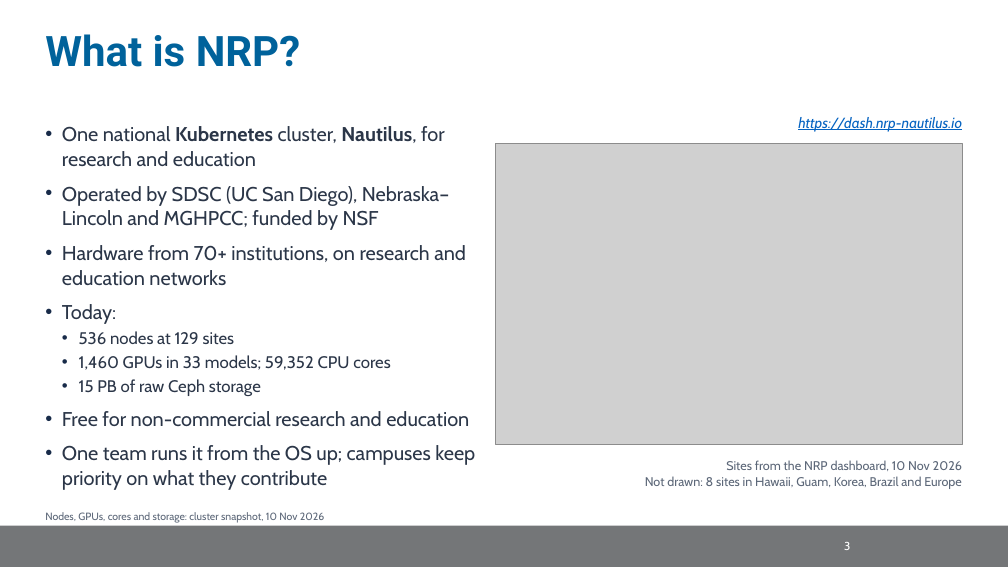
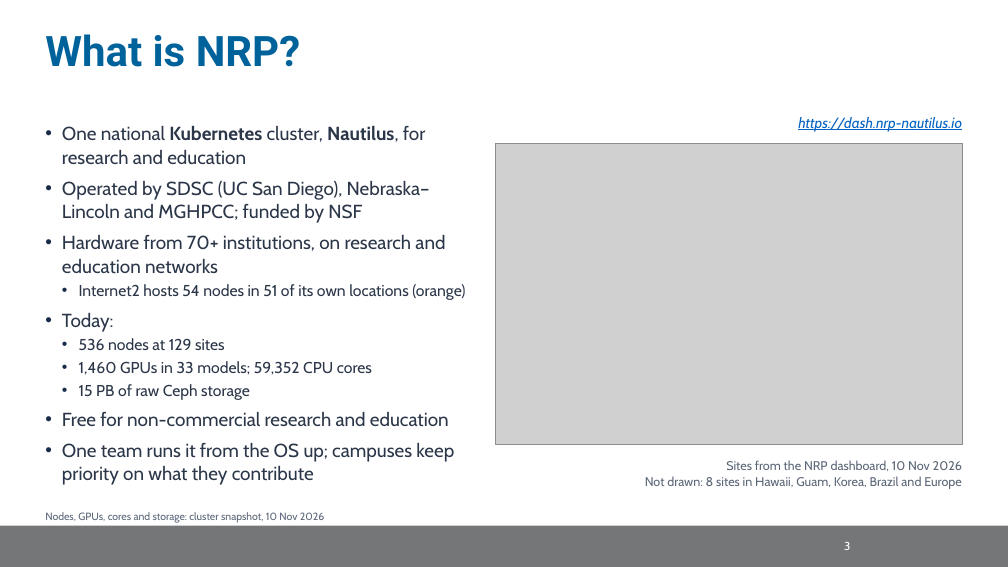
Before and after one commit to nrp-nautilus/nrp-training, a slide deck: slide 6 of trainings/scinet-sc26/slides/scinet-nrp.pptx. Drawn at 1008x567 pixels with LibreOffice and Linux fonts; fonts in the diff are those of the drawing; grey boxes stand for pictures; background and template pictures are left out. Boxes give left, top, right and bottom in pixels: in the first picture for what was removed or moved away, otherwise in the second. Text is boxed around its words. In the diff, an @@ line names an element or a change of style, - is before the commit and + after.

Commit message:
scinet-sc26: slide revisions, an agent in the demo, a presenter reference
- Slides advance by keys only; mouse clicks no longer change slides
- New slides: Containers and Kubernetes, How Services Get Deployed, Fitting
  Big Models on Contributed GPUs, What is a Namespace?, Runner Flavors (backup)
- Getting Traffic In redrawn to the real path (DNS, HAProxy ingress nodes,
  cert-manager; MetalLB for non-HTTP services); Policy, Network, Request path,
  Sharing GPUs and Multi-Node Serving step through with moving dots
- Owners get reservation taints, not a priority class; no billing wording
- Real Thanos panels and the MaDDash loss grid; Internet2 sites on the map
- Demo: no admin-only commands; new agent.ipynb with three read-only tools
- Slides split into section files; reference.md glossary for the presenter

```diff
--- a/trainings/scinet-sc26/slides/scinet-nrp.pptx
+++ b/trainings/scinet-sc26/slides/scinet-nrp.pptx
@@ text at [62, 126, 454, 485]: size 19 to 18 pt in "One national Kubernetes cluster, Nautilus, for research ...", "Operated by SDSC (UC San Diego), Nebraska–Lincoln ...", "Hardware from 70+ institutions, on research and ...", "Today:" and 2 more places; size 16 to 15 pt in "536 nodes at 129 sites", "1,460 GPUs in 33 models; 59,352 CPU ...", "15 PB of raw Ceph storage"; less space between paragraphs @@
@@ text at [79, 284, 465, 300]: paragraph added @@
+• Internet2 hosts 54 nodes in 51 of its own locations (orange)
```
Also in this commit, not shown: 48 other slides changed, 19 slides added, 3 slides removed, 28 other files.
